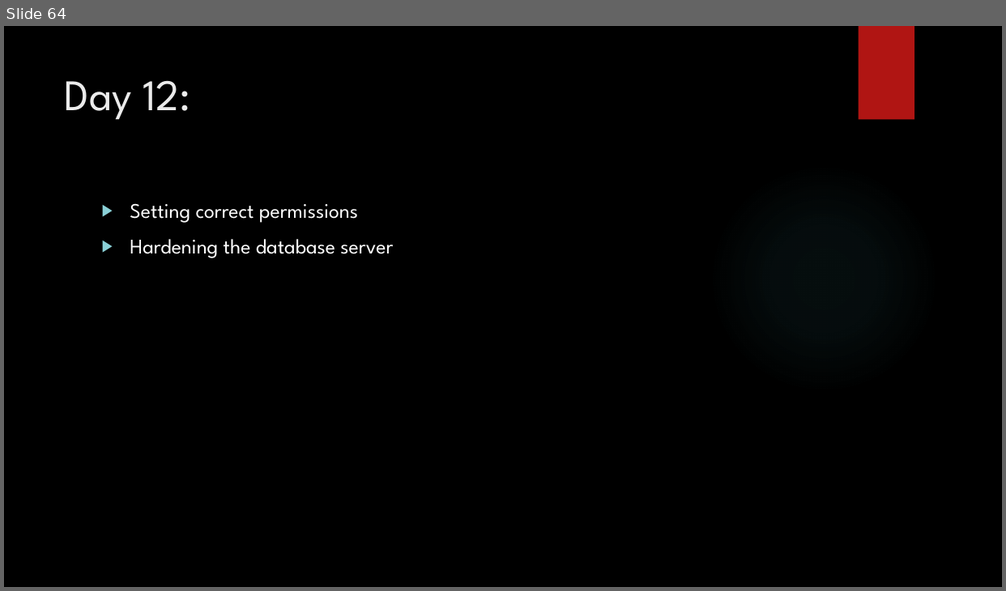
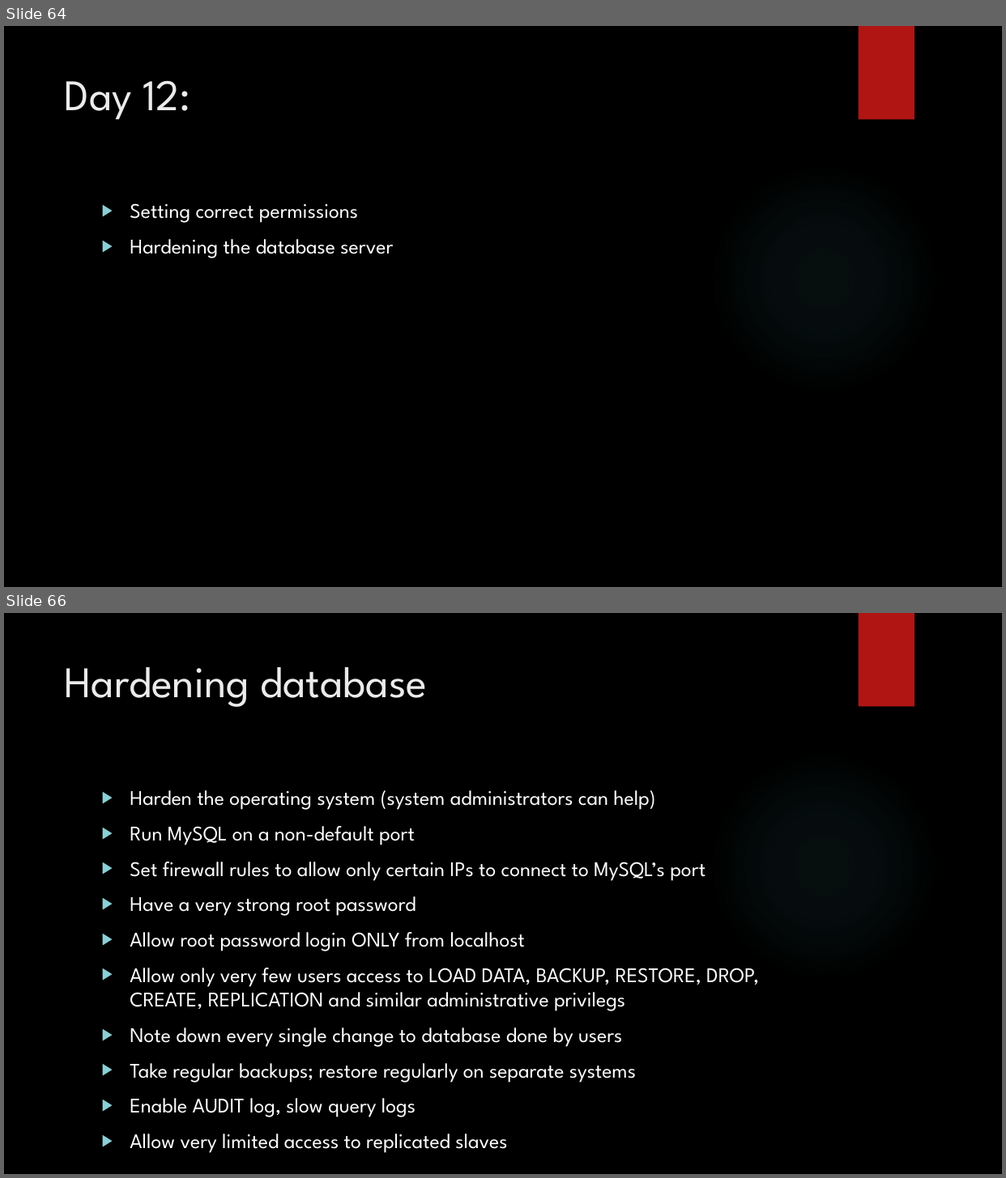
Before and after one commit to zedfoxus/database-bootcamp, a slide deck: Presentation/Database-Bootcamp-Presentation.pptx. Shown one above the other, each under a label of ours: slide 64 before the commit, slides 64 and 66 after it; the slides between them are not shown. The pictures are 1006x591 and 1006x1178 pixels, drawn with LibreOffice and Linux fonts; fonts in the diff are those of the drawing; background and template pictures are left out. Boxes give left, top, right and bottom in pixels: in the first picture for what was removed or moved away, otherwise in the second. Text is boxed around its words. In the diff, an @@ line names an element or a change of style, - is before the commit and + after.

Commit message:
Hardening db

```diff
--- a/Presentation/Database-Bootcamp-Presentation.pptx
+++ b/Presentation/Database-Bootcamp-Presentation.pptx
@@ slide 66 added at (x1=4, y1=613, x2=1002, y2=1174), background picture (left out); not listed: 2 template elements that a slide beside it also shows @@
@@ title added at (x1=65, y1=667, x2=428, y2=707), 42 pt, text #EBEBEB @@
+Hardening database
@@ text added at (x1=130, y1=790, x2=759, y2=1153), 20 pt, text #FFFFFF @@
+▶ Harden the operating system (system administrators can help)
+▶ Run MySQL on a non-default port
+▶ Set firewall rules to allow only certain IPs to connect to MySQL’s port
+▶ Have a very strong root password
+▶ Allow root password login ONLY from localhost
+▶ Allow only very few users access to LOAD DATA, BACKUP, RESTORE, DROP, CREATE, REPLICATION and similar administrative privilegs
+▶ Note down every single change to database done by users
+▶ Take regular backups; restore regularly on separate systems
+▶ Enable AUDIT log, slow query logs
+▶ Allow very limited access to replicated slaves
```
Also in this commit, not shown: 2 other slides added.
